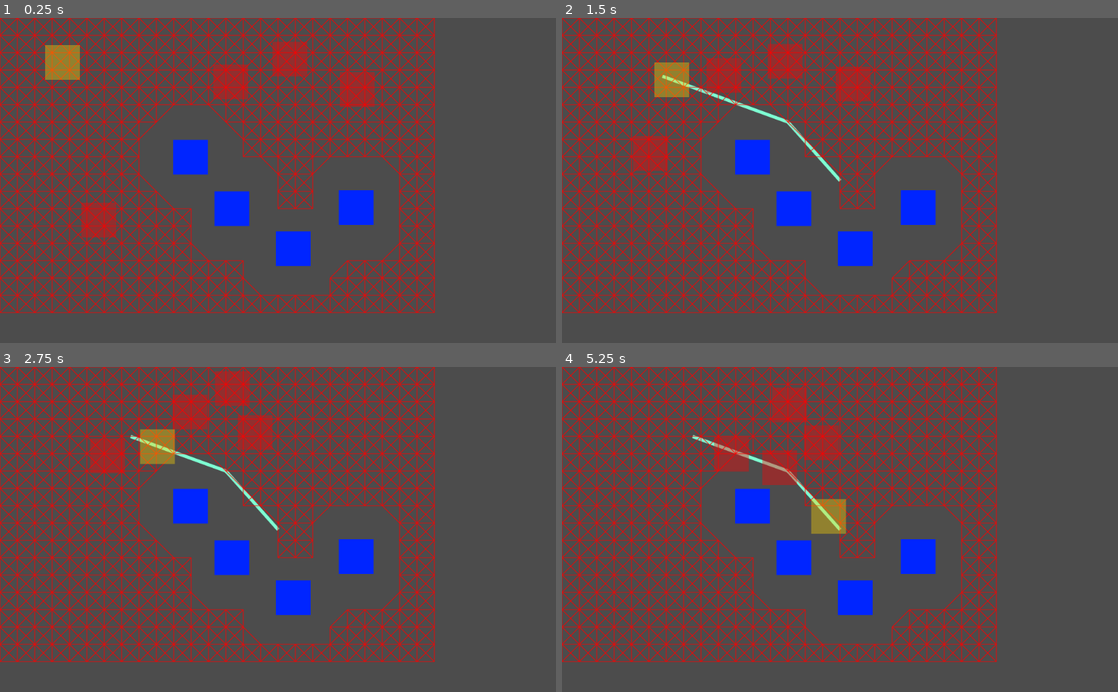
Above: before the commit, frames 1-4 (two rows, left to right).
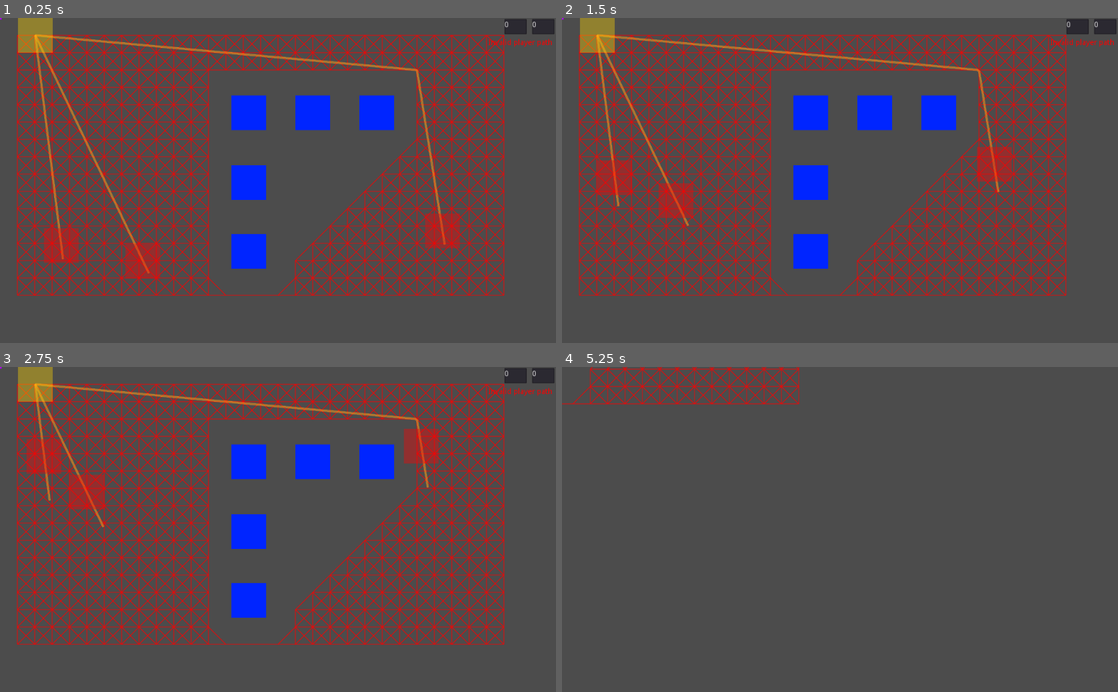
Above: after the commit, the same moments.

Repository: lgerrets/proto-godot-path
Game: Godot game, scene res://scenes/Lobby.tscn
Two runs of this game, one before a commit and one after it. Both use one fixed random seed, a clock stepped at 60 frames per second and the inputs below.
Inputs (mouse positions are in pixels of both pictures, inside the frame that each line leads up to):
- Up to frame 1 (0.25 s): no input
- Up to frame 2 (1.5 s): click (840, 180) at 0.5 s; click (840, 180) at 1.25 s
- Up to frame 3 (2.75 s): click (278, 529) at 2 s
- Up to frame 4 (5.25 s): move the mouse to (962, 513) at 2.77 s; hold Down (camera_down, bound only after the commit) 2.78-3.53 s; tap Left (camera_left, bound only after the commit) at 3.05, 3.6 s; move the mouse to (728, 545) at 3.52 s; tap Right (camera_right, bound only after the commit) at 3.8 s; move the mouse to (895, 458) at 4.27 s; hold Right (camera_right, bound only after the commit) 4.28-5.03 s; tap Up (camera_up, bound only after the commit) at 4.55, 5.1 s; move the mouse to (812, 594) at 5.02 s

The runs differ from the first frame. In frame 1, 24% of the frame differs, in the area x 0-100%, y 0-91%; in frame 2, 24%; in frame 3, 24%; in frame 4, 24%, in the area x 0-79%, y 0-91%.

Commit message:
[add] camera movement [feat] debug : draw enemies' paths + debug UI for rendering points at coordinates + notify invalid player's path [fix) do not create astar points that are invalid

Diff:
--- a/project.godot
+++ b/project.godot
@@ -33,6 +33,29 @@
 
 Layer=false
 
+[input]
+
+camera_right={
+"deadzone": 0.5,
+"events": [ Object(InputEventKey,"resource_local_to_scene":false,"resource_name":"","device":0,"alt":false,"shift":false,"control":false,"meta":false,"command":false,"pressed":false,"scancode":16777233,"physical_scancode":0,"unicode":0,"echo":false,"script":null)
+ ]
+}
+camera_up={
+"deadzone": 0.5,
+"events": [ Object(InputEventKey,"resource_local_to_scene":false,"resource_name":"","device":0,"alt":false,"shift":false,"control":false,"meta":false,"command":false,"pressed":false,"scancode":16777232,"physical_scancode":0,"unicode":0,"echo":false,"script":null)
+ ]
+}
+camera_left={
+"deadzone": 0.5,
+"events": [ Object(InputEventKey,"resource_local_to_scene":false,"resource_name":"","device":0,"alt":false,"shift":false,"control":false,"meta":false,"command":false,"pressed":false,"scancode":16777231,"physical_scancode":0,"unicode":0,"echo":false,"script":null)
+ ]
+}
+camera_down={
+"deadzone": 0.5,
+"events": [ Object(InputEventKey,"resource_local_to_scene":false,"resource_name":"","device":0,"alt":false,"shift":false,"control":false,"meta":false,"command":false,"pressed":false,"scancode":16777234,"physical_scancode":0,"unicode":0,"echo":false,"script":null)
+ ]
+}
+
 [layer_names]
 
 2d_physics/layer_1="characters"
--- a/scenes/Level.gd
+++ b/scenes/Level.gd
@@ -5,6 +5,7 @@
 
 var a_star : AStar2D
 const GRID_RES = 32
+const CAM_SPEED = 12
 
 var grid_segments = []
 
@@ -13,8 +14,9 @@
 	var max_radius = 0
 	var temp_radius
 	for character in [example_player, example_enemy]:
-		temp_radius = character.get_node("KinematicBody2D/CollisionShape2D").shape.radius
-		max_radius = max(temp_radius, max_radius)
+		if character != null:
+			temp_radius = character.get_node("KinematicBody2D/CollisionShape2D").shape.radius
+			max_radius = max(temp_radius, max_radius)
 
 	a_star = AStar2D.new()
 	var prev_line_idxes = null
@@ -28,34 +30,56 @@
 			var weight_scale = 1 # must be >= 1 ; we could use this param to simulate speed buff/debuff AoE
 			var pos = Vector2(grid_x, grid_y)
 			var other_point_idx
+			var connects_to_principal_component = false
 			a_star.add_point(point_idx, pos, weight_scale)
+			# does connect to left ?
 			if (len(curr_line_idxes) > 0) and not does_circle_collide_during_motion(pos, Vector2(- GRID_RES, 0), max_radius):
 				other_point_idx = curr_line_idxes[-1]
-				a_star.connect_points(point_idx, other_point_idx)
-				grid_segments.append([point_idx, other_point_idx])
+				if other_point_idx != null:
+					a_star.connect_points(point_idx, other_point_idx)
+					grid_segments.append([point_idx, other_point_idx])
+					connects_to_principal_component = true
 			if (prev_line_idxes != null):
+				# does connect to top ?
 				if not does_circle_collide_during_motion(pos, Vector2(0, - GRID_RES), max_radius):
 					other_point_idx = prev_line_idxes[grid_x_idx]
-					a_star.connect_points(point_idx, other_point_idx)
-					grid_segments.append([point_idx, other_point_idx])
+					if other_point_idx != null:
+						a_star.connect_points(point_idx, other_point_idx)
+						grid_segments.append([point_idx, other_point_idx])
+						connects_to_principal_component = true
+				# does connect to top-left ?
 				if (len(curr_line_idxes) > 0) and not does_circle_collide_during_motion(pos, Vector2(- GRID_RES, - GRID_RES), max_radius):
 					other_point_idx = prev_line_idxes[grid_x_idx-1]
-					a_star.connect_points(point_idx, other_point_idx)
-					grid_segments.append([point_idx, other_point_idx])
+					if other_point_idx != null:
+						a_star.connect_points(point_idx, other_point_idx)
+						grid_segments.append([point_idx, other_point_idx])
+						connects_to_principal_component = true
+				# does connect to top-right ?
 				if (len(curr_line_idxes) < len(prev_line_idxes) - 1) and not does_circle_collide_during_motion(pos, Vector2(GRID_RES, - GRID_RES), max_radius):
 					other_point_idx = prev_line_idxes[grid_x_idx+1]
-					a_star.connect_points(point_idx, other_point_idx)
-					grid_segments.append([point_idx, other_point_idx])
-			curr_line_idxes.append(point_idx)
+					if other_point_idx != null:
+						a_star.connect_points(point_idx, other_point_idx)
+						grid_segments.append([point_idx, other_point_idx])
+						connects_to_principal_component = true
+			if connects_to_principal_component or ((grid_x == $Layout/Start.position.x) and (grid_y == $Layout/Start.position.y)):
+				curr_line_idxes.append(point_idx)
+			else:
+				a_star.remove_point(point_idx)
+				curr_line_idxes.append(null)
 			grid_x_idx += 1
 			grid_x += GRID_RES
 		prev_line_idxes = curr_line_idxes
 		grid_y += GRID_RES
 
-		# spawn enemies
+	# spawn enemies
 
 	spawn_enemies()
 	update_enemies_path()
+
+	$Camera2D.make_current()
+
+	if not Global.DEBUG:
+		$DebugUI.hide()
 
 func spawn_enemies():
 	for enemy in $Enemies.get_children():
@@ -119,7 +143,21 @@
 
 # Called every frame. 'delta' is the elapsed time since the previous frame.
 func _process(delta):
-	pass
+	if Input.is_action_pressed("camera_right"):
+		$Camera2D.position.x += CAM_SPEED
+	if Input.is_action_pressed("camera_left"):
+		$Camera2D.position.x -= CAM_SPEED
+	if Input.is_action_pressed("camera_down"):
+		$Camera2D.position.y += CAM_SPEED
+	if Input.is_action_pressed("camera_up"):
+		$Camera2D.position.y -= CAM_SPEED
+	if Global.DEBUG:
+		var x = $DebugUI/TextEdit.text
+		var y = $DebugUI/TextEdit2.text
+		x = int(x)
+		y = int(y)
+		$DebugUI/Sprite.position.x = x
+		$DebugUI/Sprite.position.y = y
 
 func update_enemies_path():
 	for enemy in $Enemies.get_children():
@@ -130,16 +168,21 @@
 #		$Player/KinematicBody2D.global_position
 	if path == null:
 		return
-	enemy.set_path(path) # TODO do we really want to do this every step ?
+	enemy.set_path(path)
+	update()
 
 func _on_Bg_button_up():
 	var mouse_pos = get_global_mouse_position()
 	var path = compute_path($Player/KinematicBody2D.position, mouse_pos, false, $Player/KinematicBody2D/CollisionShape2D.shape.radius)
 	if path == null:
+		if Global.DEBUG:
+			$DebugUI/RichTextLabel.show()
 		return
+	else:
+		if Global.DEBUG:
+			$DebugUI/RichTextLabel.hide()
 	$Player.set_path(path)
-	if Global.DEBUG:
-		update()
+	update()
 
 func compute_path(from : Vector2, to : Vector2, add_noise : bool, collision_radius : float):
 	### build the path : from -> grid_from -> grid_to -> to
@@ -147,11 +190,13 @@
 	var a_star_to = a_star.get_point_position(a_star_to_id)
 	var a_star_from_id = a_star.get_closest_point(from)
 	var a_star_from = a_star.get_point_position(a_star_from_id)
-	if does_circle_collide_during_motion(a_star_to, to - a_star_to, collision_radius) or does_circle_collide_during_motion(a_star_from, from - a_star_from, collision_radius):
+	if does_circle_collide_during_motion(a_star_to, to - a_star_to, collision_radius): # or does_circle_collide_during_motion(a_star_from, from - a_star_from, collision_radius)
 		return null
+	var is_connected = a_star.are_points_connected(a_star_from_id, a_star_to_id)
 	var path = a_star.get_point_path(a_star_from_id, a_star_to_id)
 	if a_star_from_id != a_star_to_id:
-		assert(len(path) > 0)
+		if len(path) == 0: # No path found ! Is the network a unique connected component ?
+			return null
 	path.insert(0, Vector2(from))
 	path.append(Vector2(to))
 
@@ -179,8 +224,10 @@
 
 func _draw():
 	if Global.DEBUG:
-		draw_polyline($Player/Path2D.curve.get_baked_points(), Color.aquamarine, 5, true)
 		for grid_segment in grid_segments:
 			var point_idx = grid_segment[0]
 			var other_point_idx = grid_segment[1]
 			draw_line(a_star.get_point_position(point_idx), a_star.get_point_position(other_point_idx), Color.red, 1, true)
+		draw_polyline($Player/Path2D.curve.get_baked_points(), Color(0.3,1,1,0.5), 3, true)
+		for enemy in $Enemies.get_children():
+			draw_polyline(enemy.get_node("Path2D").curve.get_baked_points(), Color(1,0.6,0.1,0.5), 3, true)
--- a/scenes/Level.tscn
+++ b/scenes/Level.tscn
@@ -1,36 +1,52 @@
-[gd_scene load_steps=5 format=2]
+[gd_scene load_steps=6 format=2]
 
 [ext_resource path="res://scenes/Level.gd" type="Script" id=1]
 [ext_resource path="res://scenes/Wall.tscn" type="PackedScene" id=2]
 [ext_resource path="res://scenes/Player.tscn" type="PackedScene" id=3]
 [ext_resource path="res://scenes/Enemy.tscn" type="PackedScene" id=4]
+[ext_resource path="res://assets/dummy/purple.png" type="Texture" id=5]
 
 [node name="Node2D" type="Node2D"]
 script = ExtResource( 1 )
 
 [node name="Player" parent="." instance=ExtResource( 3 )]
-position = Vector2( 115, 82 )
+position = Vector2( 65, 32 )
 
 [node name="Layout" type="Node2D" parent="."]
 
 [node name="Start" type="Node2D" parent="Layout"]
+position = Vector2( 32, 32 )
 
 [node name="End" type="Node2D" parent="Layout"]
-position = Vector2( 831, 556 )
+position = Vector2( 937, 522 )
 
 [node name="Walls" type="Node2D" parent="Layout"]
 
+[node name="Wall" parent="Layout/Walls" instance=ExtResource( 2 )]
+position = Vector2( 694, 175 )
+
+[node name="Wall2" parent="Layout/Walls" instance=ExtResource( 2 )]
+position = Vector2( 576, 175 )
+
 [node name="Wall3" parent="Layout/Walls" instance=ExtResource( 2 )]
-position = Vector2( 351, 257 )
+position = Vector2( 458, 175 )
 
 [node name="Wall4" parent="Layout/Walls" instance=ExtResource( 2 )]
-position = Vector2( 427, 352 )
+position = Vector2( 458, 304 )
 
 [node name="Wall5" parent="Layout/Walls" instance=ExtResource( 2 )]
-position = Vector2( 540, 426 )
+position = Vector2( 458, 431 )
 
-[node name="Wall6" parent="Layout/Walls" instance=ExtResource( 2 )]
-position = Vector2( 656, 350 )
+[node name="Enemies" type="Node2D" parent="."]
+
+[node name="Enemy" parent="Enemies" instance=ExtResource( 4 )]
+position = Vector2( 274, 471 )
+
+[node name="Enemy2" parent="Enemies" instance=ExtResource( 4 )]
+position = Vector2( 116, 445 )
+
+[node name="Enemy3" parent="Enemies" instance=ExtResource( 4 )]
+position = Vector2( 819, 418 )
 
 [node name="UI" type="Node2D" parent="."]
 
@@ -39,18 +55,35 @@
 margin_right = 1024.0
 margin_bottom = 600.0
 
-[node name="Enemies" type="Node2D" parent="."]
+[node name="DebugUI" type="Node2D" parent="."]
 
-[node name="Enemy" parent="Enemies" instance=ExtResource( 4 )]
-position = Vector2( 451, 121 )
+[node name="TextEdit" type="TextEdit" parent="DebugUI"]
+margin_left = 929.0
+margin_top = 2.0
+margin_right = 970.0
+margin_bottom = 30.0
+text = "0"
 
-[node name="Enemy2" parent="Enemies" instance=ExtResource( 4 )]
-position = Vector2( 188, 397 )
+[node name="TextEdit2" type="TextEdit" parent="DebugUI"]
+margin_left = 980.0
+margin_top = 2.0
+margin_right = 1021.0
+margin_bottom = 30.0
+text = "0"
 
-[node name="Enemy3" parent="Enemies" instance=ExtResource( 4 )]
-position = Vector2( 683, 134 )
+[node name="Sprite" type="Sprite" parent="DebugUI"]
+scale = Vector2( 0.1, 0.1 )
+texture = ExtResource( 5 )
 
-[node name="Enemy4" parent="Enemies" instance=ExtResource( 4 )]
-position = Vector2( 558, 76 )
+[node name="RichTextLabel" type="RichTextLabel" parent="DebugUI"]
+self_modulate = Color( 1, 0, 0, 1 )
+margin_left = 899.0
+margin_top = 39.0
+margin_right = 1026.0
+margin_bottom = 62.0
+text = "Invalid player path"
+
+[node name="Camera2D" type="Camera2D" parent="."]
+position = Vector2( 512, 300 )
 
 [connection signal="button_up" from="UI/Bg" to="." method="_on_Bg_button_up"]
--- a/scenes/shared/Collisions.gd
+++ b/scenes/shared/Collisions.gd
@@ -39,7 +39,19 @@
 	var body = node.get_node("KinematicBody2D")
 	var d_pos = velocity * delta
 	d_pos = d_pos.clamped(5) # fixes bodies clipping into one another or getting ejected
+	check_collision_clip(node, nearby_characters)
 	var collision_infos = body.move_and_collide(d_pos, true, true, true)
+	check_collision_clip(node, nearby_characters)
 	if (collision_infos == null) or (collision_infos.get_travel().length() > 1):
 		collision_infos = body.move_and_collide(d_pos, true, true, false)
-		Global.logger(d_pos)
+		check_collision_clip(node, nearby_characters)
+
+func check_collision_clip(node : Character, nearby_characters : Array):
+	if Global.DEBUG:
+		var collision_shape = node.get_node("KinematicBody2D/CollisionShape2D")
+		var other_collision_shape
+		var distance
+		for character in nearby_characters:
+			other_collision_shape = character.get_node("KinematicBody2D/CollisionShape2D")
+			distance = collision_shape.global_position.distance_to(other_collision_shape.global_position)
+			assert(distance > 30)
Binary file added: doc/bug.PNG
Not shown, added: doc/bug.PNG.import
Not shown, changed: todos.md
